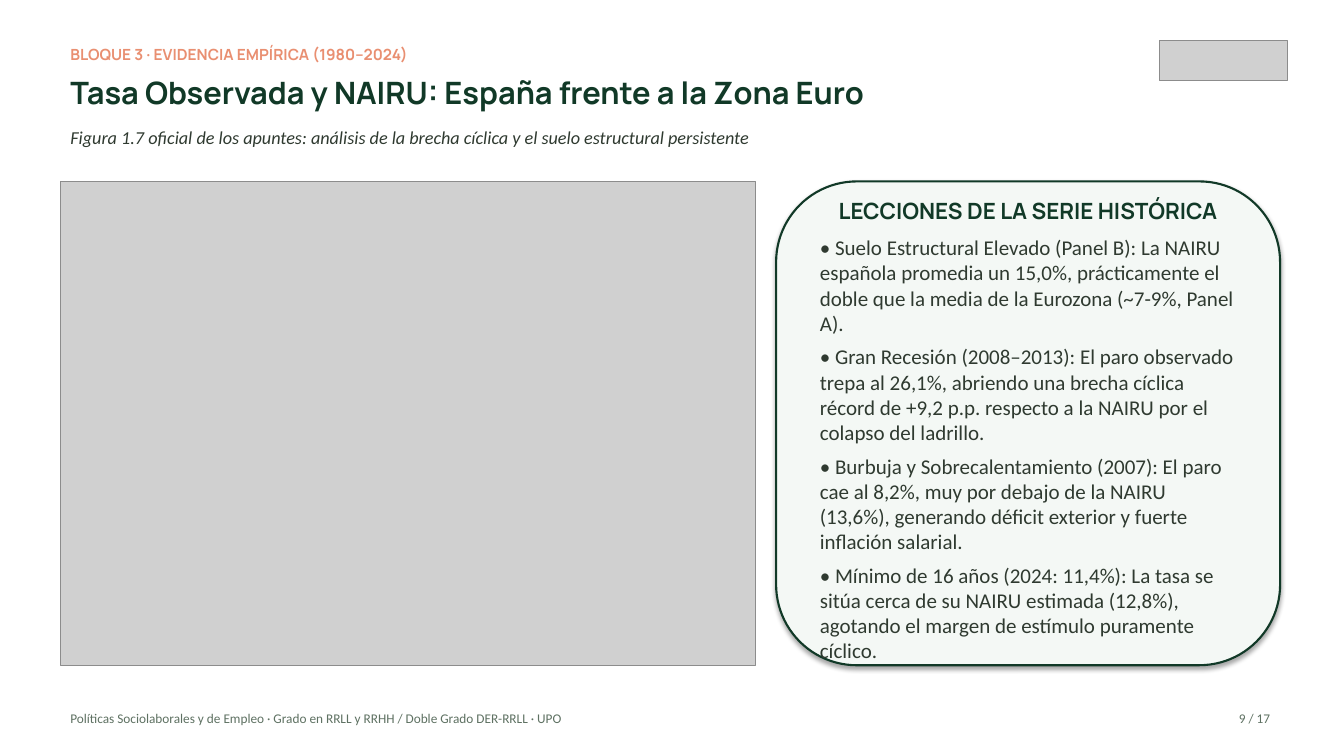
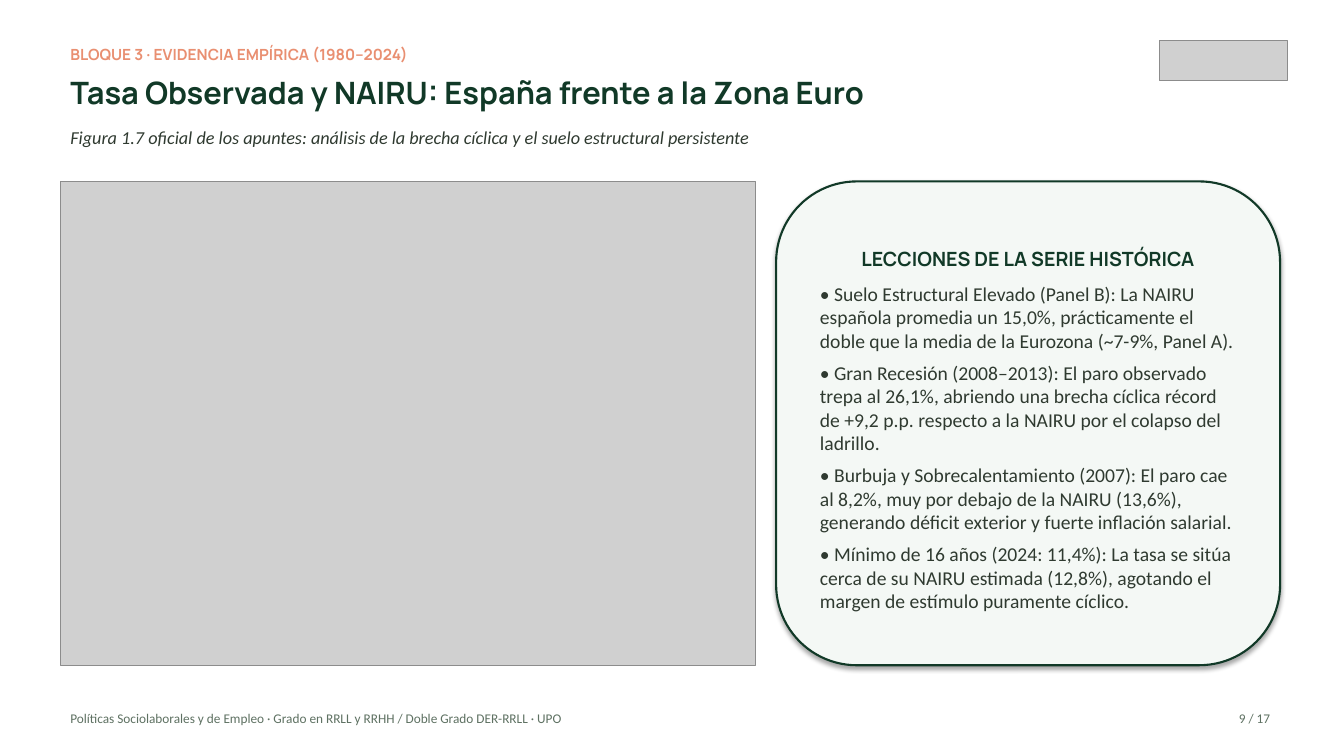
Before and after one commit to mhidper/PSSLL2627, a slide deck: slide 8 of Temas EB/Sesiones EB/Sesion 04/Sesion 04 - Tipología del Desempleo, NAIRU y Curva de Phillips.pptx (slide 9 before the commit). Drawn at 1344x756 pixels with LibreOffice and Linux fonts; fonts in the diff are those of the drawing; grey boxes stand for pictures. Boxes give left, top, right and bottom in pixels: in the first picture for what was removed or moved away, otherwise in the second. Text is boxed around its words. In the diff, an @@ line names an element or a change of style, - is before the commit and + after.

```diff
--- a/Temas EB/Sesiones EB/Sesion 04/Sesion 04 - Tipología del Desempleo, NAIRU y Curva de Phillips.pptx
+++ b/Temas EB/Sesiones EB/Sesion 04/Sesion 04 - Tipología del Desempleo, NAIRU y Curva de Phillips.pptx
@@ rounded rectangle "LECCIONES DE LA SERIE HISTÓRICA" at box(776, 181, 1280, 665): size 16 to 14 pt in "LECCIONES DE LA SERIE HISTÓRICA"; size 15 to 14 pt @@
```
Also in this commit, not shown: 8 other slides changed, 2 slides removed, 15 other files.
